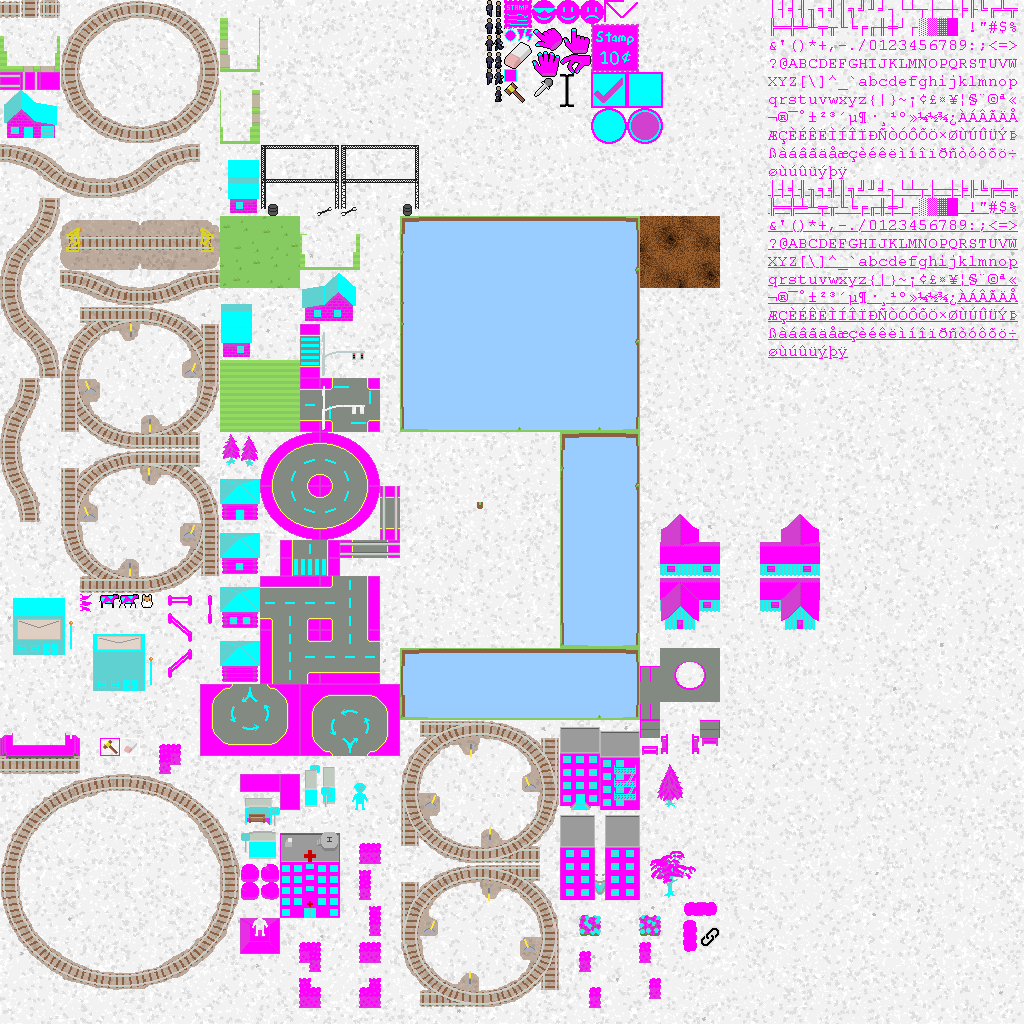
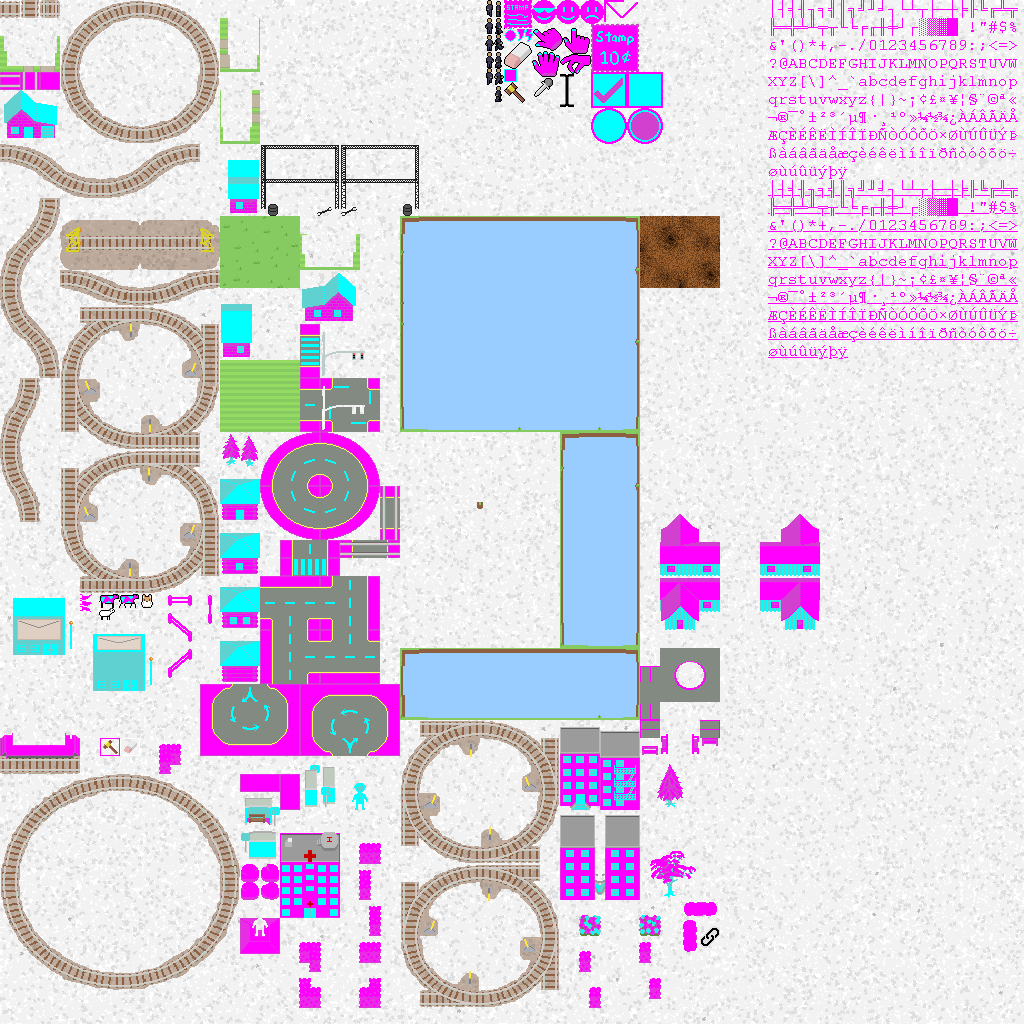
Two versions of the same layered image (1024x1024). Layer-by-layer changes:
painted on "base.png copy" over 99, 608, 115, 620
